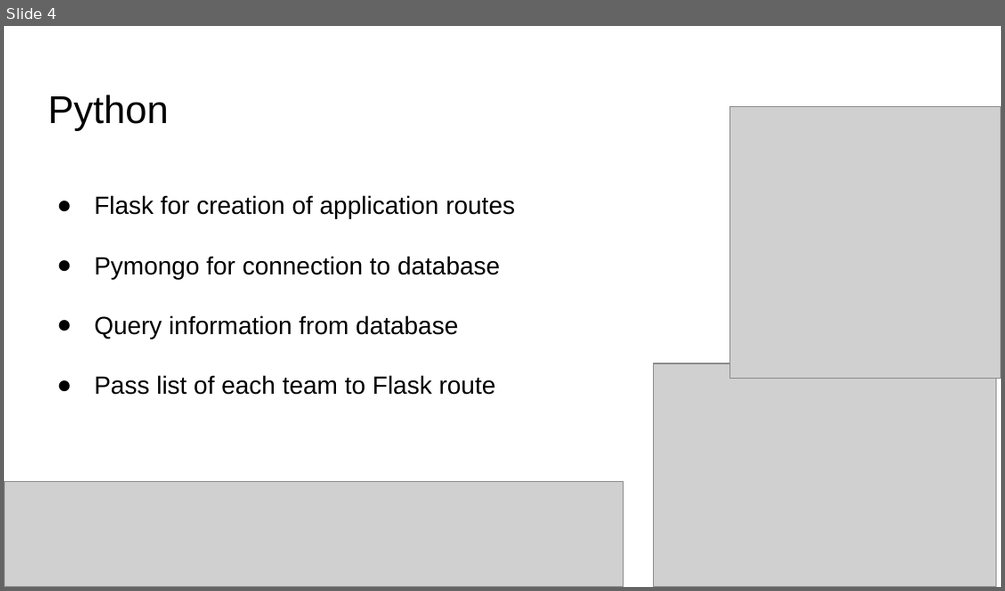
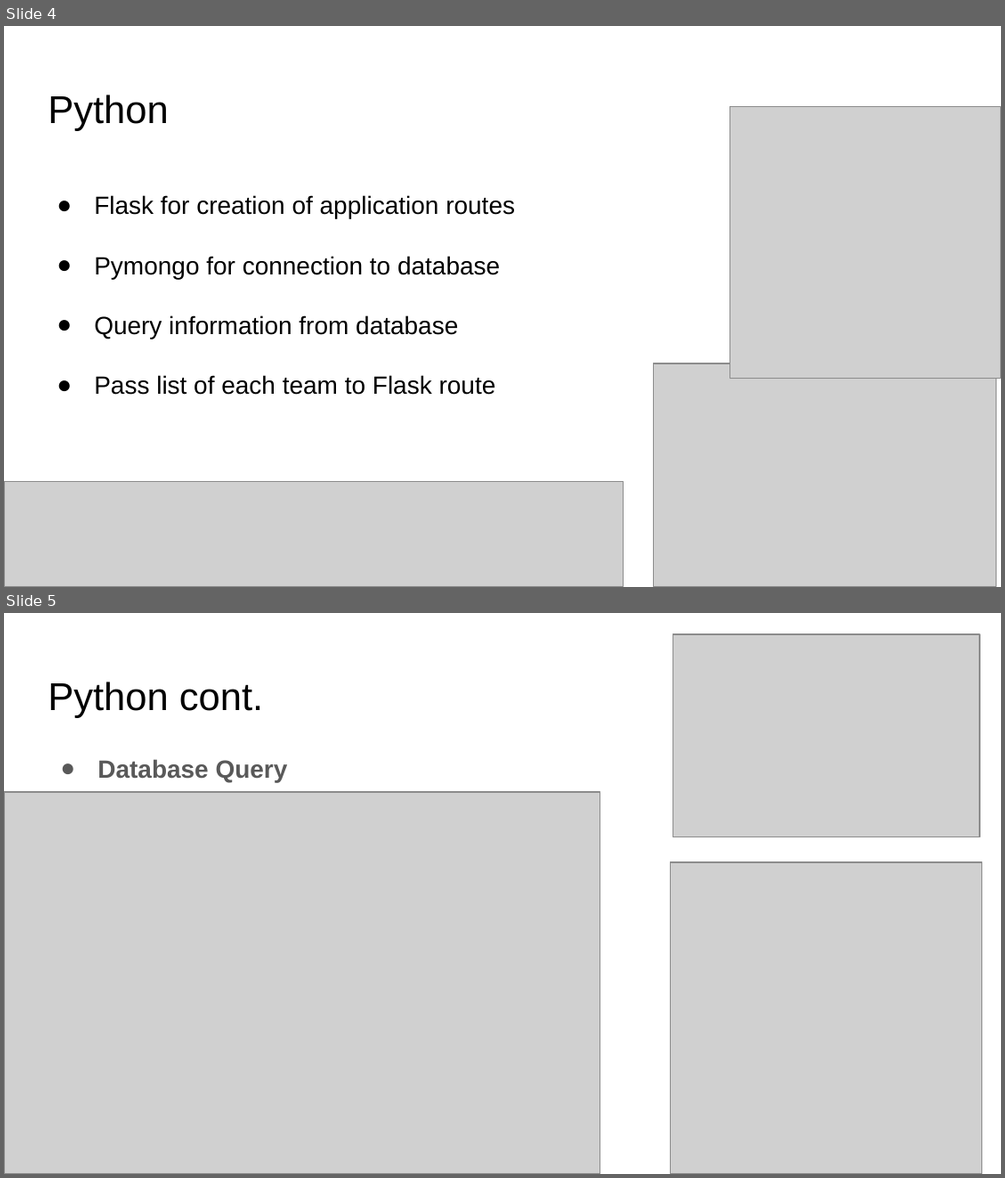
Before and after one commit to Cademcp/cis445-project1-tannercadematt, a slide deck: presentation/CIS 445 Project 1 Presentation.pptx. Shown one above the other, each under a label of ours: slide 4 before the commit, slides 4 and 5 after it. The pictures are 1005x591 and 1005x1178 pixels, drawn with LibreOffice and Linux fonts; fonts in the diff are those of the drawing; grey boxes stand for pictures. Boxes give left, top, right and bottom in pixels: in the first picture for what was removed or moved away, otherwise in the second. Text is boxed around its words. In the diff, an @@ line names an element or a change of style, - is before the commit and + after.

```diff
--- a/presentation/CIS 445 Project 1 Presentation.pptx
+++ b/presentation/CIS 445 Project 1 Presentation.pptx
@@ slide 5 added at (x1=4, y1=613, x2=1001, y2=1174), background #FFFFFF @@
@@ picture added at (x1=673, y1=634, x2=979, y2=836) @@
@@ title added at (x1=48, y1=682, x2=263, y2=718), 28 pt, text #000000 @@
+Python cont.
@@ text added at (x1=97, y1=759, x2=288, y2=782), 18 pt, text #595959, bold @@
+● Database Query
@@ picture added at (x1=4, y1=791, x2=600, y2=1173) @@
@@ picture added at (x1=671, y1=862, x2=982, y2=1173) @@
```
Also in this commit, not shown: 2 slides changed, 5 other slides added.
